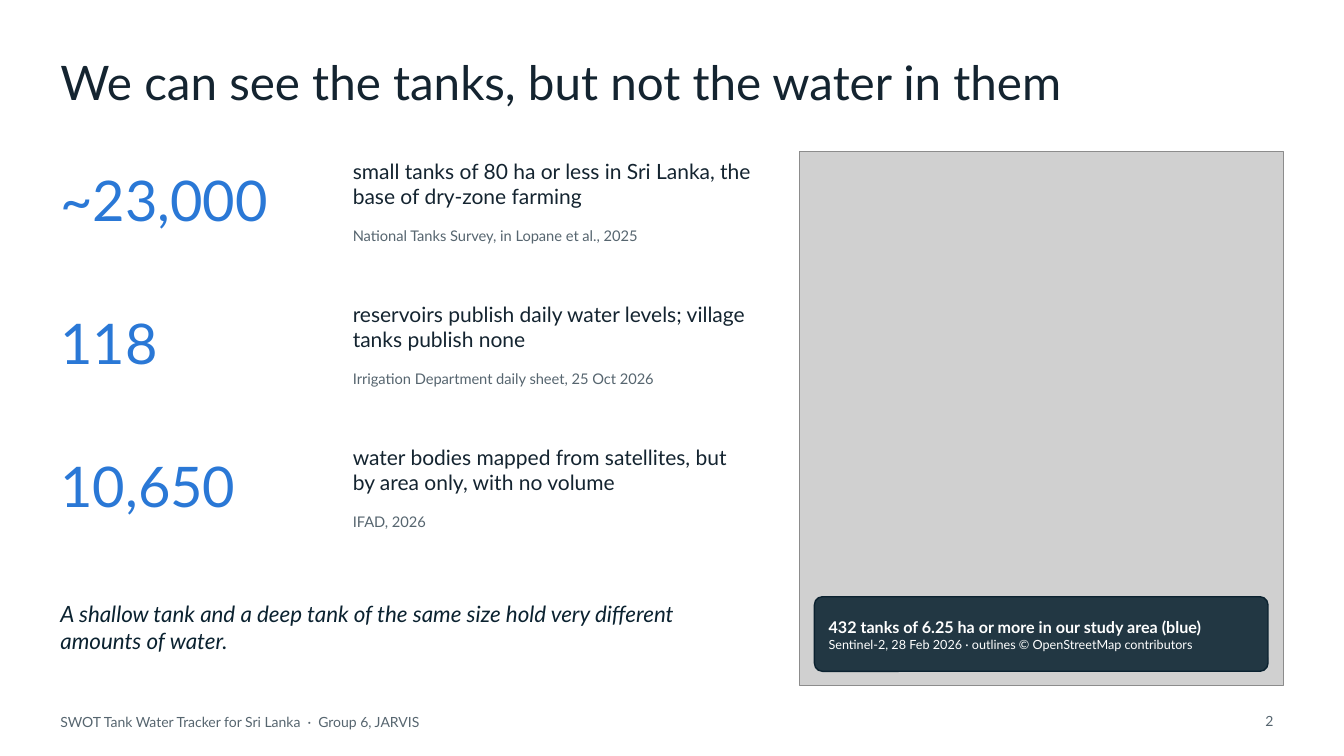
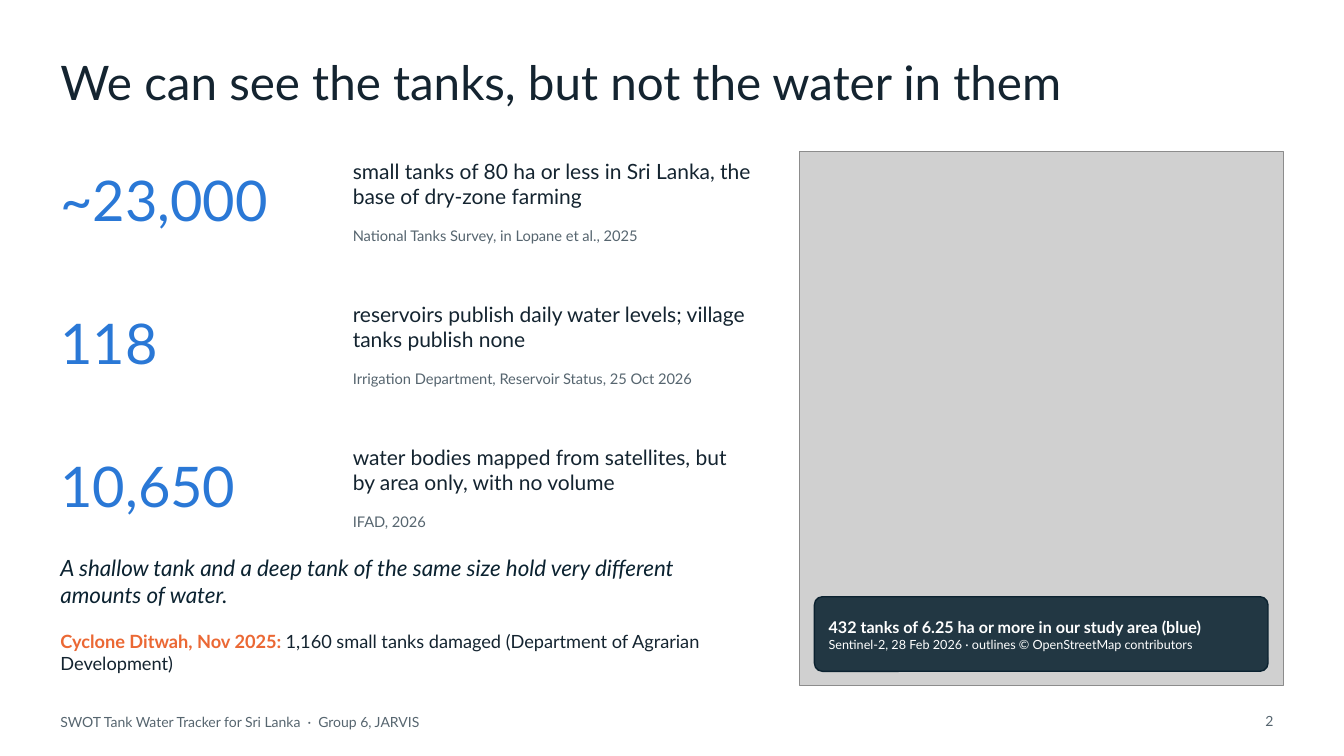
Before and after one commit to jarvis-uom/Mehara, a slide deck: slide 2 of swot-tank-tracker/presentation/SWOT Tank Water Tracker - proposal talk.pptx. Drawn at 1344x756 pixels with LibreOffice and Linux fonts; fonts in the diff are those of the drawing; grey boxes stand for pictures. Boxes give left, top, right and bottom in pixels: in the first picture for what was removed or moved away, otherwise in the second. Text is boxed around its words. In the diff, an @@ line names an element or a change of style, - is before the commit and + after.

```diff
--- a/swot-tank-tracker/presentation/SWOT Tank Water Tracker - proposal talk.pptx
+++ b/swot-tank-tracker/presentation/SWOT Tank Water Tracker - proposal talk.pptx
@@ text at [353,373,692,387]: text changed @@
-Irrigation Department daily sheet, 25 Oct 2026
+Irrigation Department, Reservoir Status, 25 Oct 2026
@@ text "A shallow tank and a ...": place and size @@
-text "A shallow tank and a ..." at [60,605,674,652]
+text "A shallow tank and a ..." at [60,559,674,606]
@@ text added at [60,634,699,673], 13 pt, text #142430 @@
+Cyclone Ditwah, Nov 2025: 1,160 small tanks damaged (Department of Agrarian Development)
```
Also in this commit, not shown: 2 other slides changed, 6 other files.
